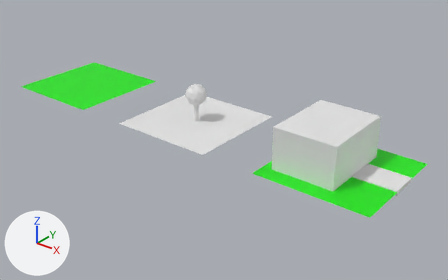
The Blender file Accropoly/Assets/Ressources/Blender/tiles.blend as it was, and as the next commit left it.
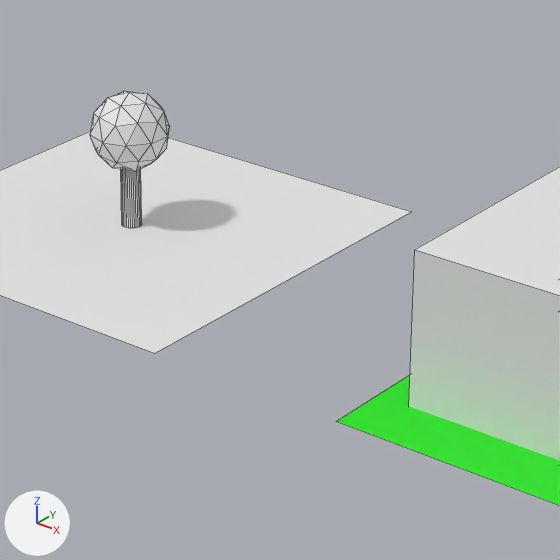
Each version is shown whole from a 50 mm camera at (9.93, -7.86, 4.66) aimed at (3.58, 0.09, -0.27), then close up on the part from 36% to 70% of the width and 21% to 75% of the height. Arrows for +X, +Y and +Z are at lower left; the lights stay in place. The close-ups show mesh edges as thin lines.

Objects in the first close-up: 'Cube', 'Forest', 'House'.
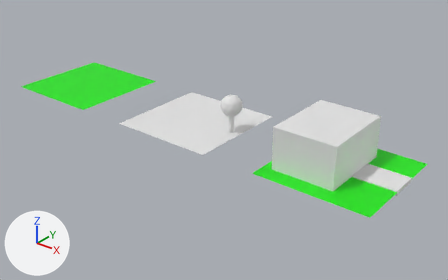
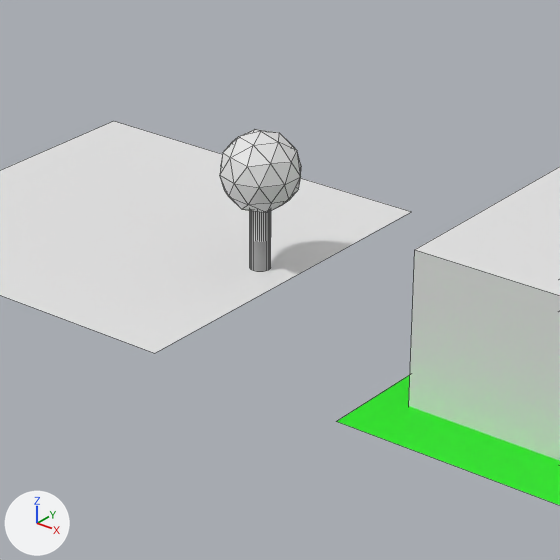
Pixel boxes [x1, y1, x2, y2] of what changed, in the close-ups (560 x 560 px; the box of a moved part takes in the faces that stretch with it):
'Forest', reshaped: before [0, 91, 411, 353]; after [0, 121, 411, 353]
part 1 of me_plane_002, moved or reshaped: before [121, 169, 142, 228]; after [250, 210, 271, 272]
part 2 of me_plane_002, moved or reshaped: before [90, 91, 170, 171]; after [220, 129, 301, 213]

The change in detail:
me_plane_002 has 110 vertices, 115 faces and spans x -1.0..1.0, y -1.0..1.0, z 0.0..0.7.
me_plane_002 is used by ob_forest; location (3.0, 0.0, 0.0).
me_plane_002 part 1: the loose piece of 64 vertices spanning x -0.05..0.05, y -0.05..0.05, z 0.0..0.5 is moved by (0.81, 0.0, 0.0).
me_plane_002 part 2: the loose piece of 42 vertices spanning x -0.19..0.19, y -0.2..0.2, z 0.3..0.7 is moved by (0.81, 0.0, 0.0).
